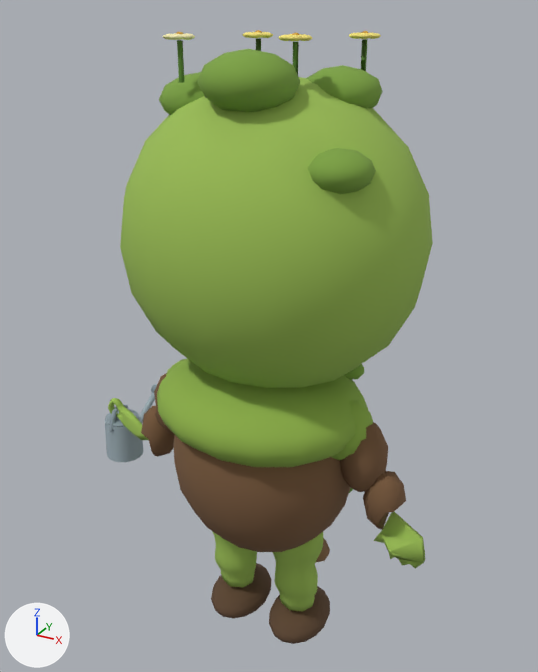
The glTF model public/assets/island/characters/npc_walker_kkotnim_work_low.glb, before and after one commit.
Before and after are seen from a camera (50 mm lens) standing at (1.09, -1.94, 2.2) and looking at (-0.06, 0.16, 1.15). The lights are fixed; the arrows at lower left show +X, +Y and +Z. The first picture is the older version. Vertices at exactly the same position are counted once.

Names of what the first picture shows: 'BakedF1'.
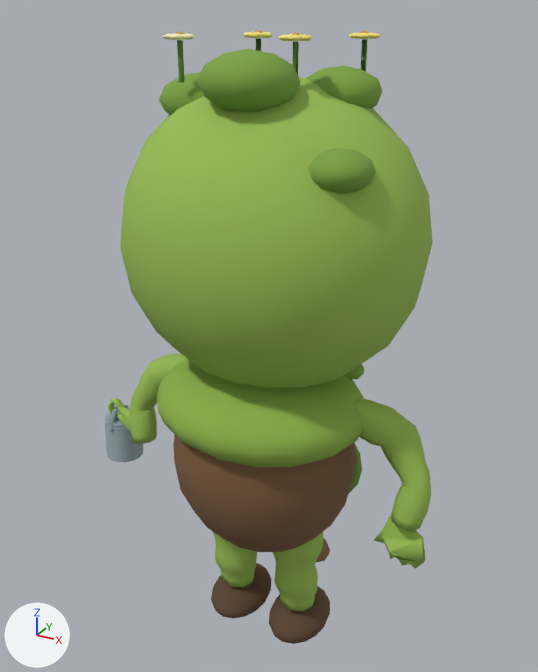
Location of each change, (x1, y1, x2, y2) in pixels of the pictures (538 x 672 px):
```json
{"part": 1, "of": "me_mesh_0", "change": "added", "after": [129, 354, 187, 444], "on screen": "green"}
{"part": 2, "of": "me_mesh_0", "change": "added", "after": [354, 399, 431, 531], "on screen": "green"}
{"part": 3, "of": "me_mesh_0", "change": "deleted", "before": [340, 422, 388, 492], "on screen": "brown"}
{"part": 4, "of": "me_mesh_0", "change": "deleted", "before": [141, 359, 186, 457], "on screen": "brown"}
{"part": 5, "of": "me_mesh_0", "change": "deleted", "before": [332, 400, 406, 530]}
```

Edits to the scene script, one JSON object a line:
```json
{"block": "me_mesh_0", "where": "# used by ob_bakedf1; location = (0.0, 0.0, 0.0)"}
{"op": "remove", "block": "me_mesh_0", "code": "me_mesh_0.from_pydata(...)  # 5108 vertices, 9840 faces; spans x -0.77..0.6, y -0.38..0.59, z 0.0..2.14"}
{"op": "add", "block": "me_mesh_0", "code": "me_mesh_0.from_pydata(...)  # 5089 vertices, 9818 faces; spans x -0.77..0.6, y -0.38..0.59, z 0.0..2.14"}
{"block": "me_mesh_0", "change": "me_mesh_0 part 1: a new loose piece of 132 vertices spanning x -0.59..-0.25, y -0.04..0.12, z 0.67..1.06, in mat_skin"}
{"block": "me_mesh_0", "change": "me_mesh_0 part 2: a new loose piece of 132 vertices spanning x 0.25..0.59, y -0.04..0.12, z 0.67..1.06, in mat_skin"}
{"block": "me_mesh_0", "change": "me_mesh_0 part 3: the loose piece of 56 vertices spanning x 0.29..0.45, y -0.08..0.08, z 0.76..1.0 is deleted"}
{"block": "me_mesh_0", "change": "me_mesh_0 part 4"}
{"block": "me_mesh_0", "change": "140 vertices are removed from x -0.52..-0.18, y -0.1..0.1, z 0.64..1.06"}
{"block": "me_mesh_0", "change": "268 faces are deleted"}
{"block": "me_mesh_0", "change": "me_mesh_0 part 5"}
{"block": "me_mesh_0", "change": "87 vertices are removed from x 0.18..0.51, y -0.1..0.1, z 0.64..1.06"}
{"block": "me_mesh_0", "change": "166 faces are deleted"}
```
